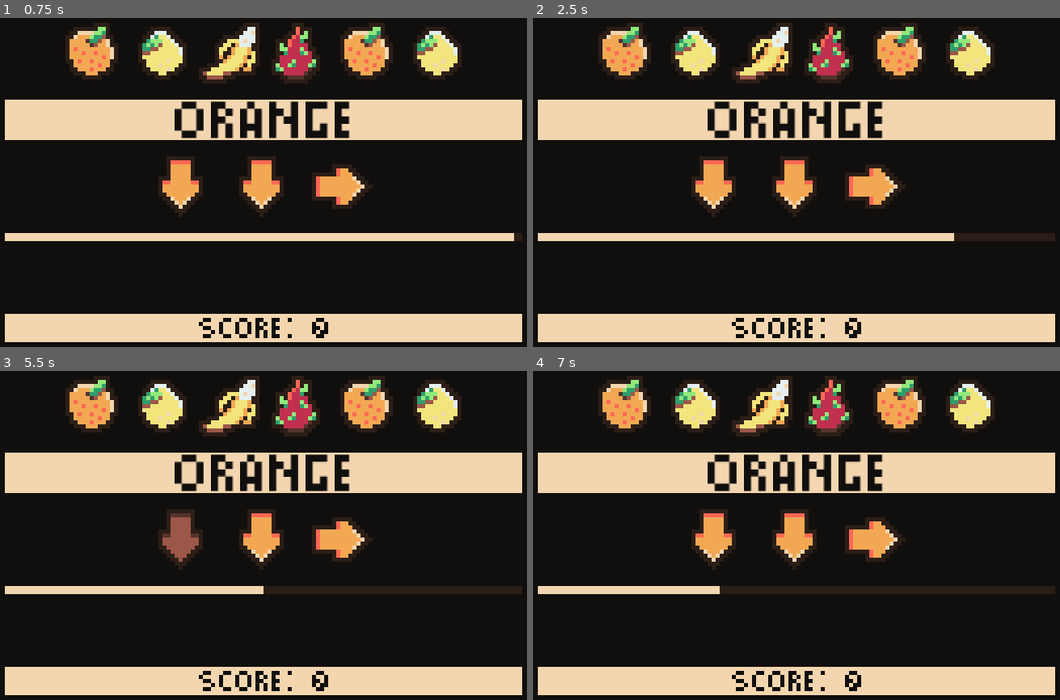
Above: before the commit, frames 1-4 (two rows, left to right).
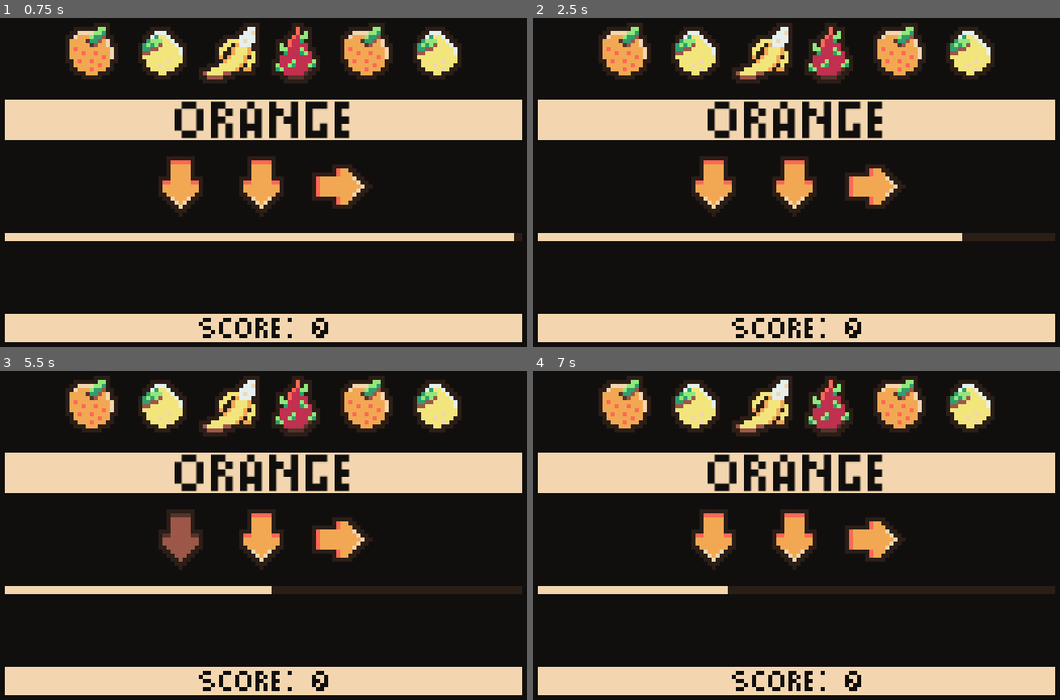
Above: after the commit, the same moments.

Repository: Jehree/FruitagemHero
Game: Godot game, scene res://game.tscn
Same seed, same stepped clock (60 frames per second), same inputs: the game is played once before the commit and once after it.
Inputs:
- Up to frame 1 (0.75 s): tap Enter at 0.5 s; hold I (right) from 0.53 s (still down)
- Up to frame 2 (2.5 s): release I (right) at 1.28 s; hold E (down) 1.28-2.03 s; hold I (right) from 2.03 s (still down)
- Up to frame 3 (5.5 s): release I (right) at 2.78 s; hold U (up) 2.78-3.53 s; hold N (left) 3.53-5.03 s; hold E (down) from 5.03 s (still down)
- Up to frame 4 (7 s): release E (down) at 5.78 s; hold I (right) 5.78-6.53 s; tap Space at 6.5 s; hold U (up) from 6.53 s (still down)

Frame 1 is identical in both runs. In frame 2, less than 0.1% of the frame differs, in the area x 79-82%, y 65-68%; in frame 3, less than 0.1%; in frame 4, less than 0.1%.

Commit message:
node refactor, timer choppy again, static 10 points per combo, small amount of time back per combo

Diff:
--- a/arrow/arrow.gd
+++ b/arrow/arrow.gd
@@ -23,7 +23,7 @@
 func get_rotated_texture(t: Texture2D) -> Texture2D:
 	if type == ArrowType.UP: return t
 
-	var image = t.get_image()
+	var image: Image = t.get_image()
 
 	if type == ArrowType.DOWN:
 		image.rotate_180()
--- a/fruit/fruit_controller.gd
+++ b/fruit/fruit_controller.gd
@@ -44,10 +44,10 @@
 
 
 func _on_slice_success() -> void:
-	var current_fruit = _get_next_active_fruit()
+	var current_fruit: Fruit = _get_next_active_fruit()
 	current_fruit.set_active(false)
 
-	var next_fruit = _get_next_active_fruit()
+	var next_fruit: Fruit = _get_next_active_fruit()
 	if next_fruit == null:
 		level_completed.emit()
 		return
--- a/fruit/tool_get_all_fruit_stats.gd
+++ b/fruit/tool_get_all_fruit_stats.gd
@@ -3,7 +3,7 @@
 class_name AllFruitStatsContainer
 
 
-@export_tool_button("Get All FruitStat Resources") var action = _get_all_fruit_stats
+@export_tool_button("Get All FruitStat Resources") var action: Callable = _get_all_fruit_stats
 
 @export var _stats: Array[FruitStats] = []
 static var stats: Array[FruitStats]
--- a/game.tscn
+++ b/game.tscn
@@ -167,7 +167,7 @@
 [node name="Arrow3" parent="PanelContainer/MarginContainer/GameScreen/VBoxContainer/ArrowContainer" instance=ExtResource("4_ryrav")]
 layout_mode = 2
 
-[node name="GameTimer" type="ProgressBar" parent="PanelContainer/MarginContainer/GameScreen/VBoxContainer" node_paths=PackedStringArray("game_timer", "bar_tick_timer")]
+[node name="GameTimer" type="ProgressBar" parent="PanelContainer/MarginContainer/GameScreen/VBoxContainer" node_paths=PackedStringArray("game_timer", "bar_tick_timer", "arrow_controller")]
 custom_minimum_size = Vector2(0, 2)
 layout_mode = 2
 theme_override_styles/background = SubResource("StyleBoxFlat_e8heu")
@@ -178,6 +178,7 @@
 script = ExtResource("12_7sc4i")
 game_timer = NodePath("GameTimer")
 bar_tick_timer = NodePath("BarTickTimer")
+arrow_controller = NodePath("../../../../../GameController/ArrowController")
 
 [node name="GameTimer" type="Timer" parent="PanelContainer/MarginContainer/GameScreen/VBoxContainer/GameTimer"]
 wait_time = 5.0
--- a/project.godot
+++ b/project.godot
@@ -18,7 +18,6 @@
 [debug]
 
 gdscript/warnings/untyped_declaration=1
-gdscript/warnings/return_value_discarded=1
 gdscript/warnings/integer_division=0
 
 [display]
--- a/scripts/game_controller.gd
+++ b/scripts/game_controller.gd
@@ -9,7 +9,7 @@
 @export var fruit_collections: Array[FruitCollection]
 @export var fruit_controller: FruitController
 @export var level_timer: LevelTimer
-var level_time
+var level_time: float
 
 var is_transitioning: bool = false
 
@@ -71,11 +71,10 @@
 	fruit_controller.spawn_fruit(random_fruit_stats)
 	fruit_controller.setup_next_fruit_arrows(true)
 
-	level_timer.game_timer.wait_time = level_time
-	level_timer.start_game_timer()
-
 	if not is_first_level:
 		level_advanced.emit()
+
+	level_timer.start_game_timer(level_time)
 
 
 func _get_random_fruit_stats_in_collection(collection: FruitCollection, count: int) -> Array[FruitStats]:
--- a/scripts/game_score_display.gd
+++ b/scripts/game_score_display.gd
@@ -4,4 +4,4 @@
 
 
 func _ready() -> void:
-	score_tracker.score_updated.connect(func(score: int): text = str(score))
+	score_tracker.score_updated.connect(func(score: int) -> void: text = str(score))
--- a/scripts/level_timer.gd
+++ b/scripts/level_timer.gd
@@ -3,19 +3,43 @@
 
 @export var game_timer: Timer
 @export var bar_tick_timer: Timer
+@export var arrow_controller: ArrowController
 
+var level_time: float
 
 func _ready() -> void:
+	arrow_controller.slice_success.connect(_on_slice_success)
 	bar_tick_timer.wait_time = Settings.settings.timer_bar_tick_delay
 	bar_tick_timer.timeout.connect(_on_bar_tick_timer_timeout)
 
 
 func _on_bar_tick_timer_timeout() -> void:
-	value = (game_timer.time_left / game_timer.wait_time) * 100
+	refresh_timer_bar()
 
 
-func start_game_timer() -> void:
+func _on_slice_success() -> void:
+	_add_time_to_game_timer(Settings.settings.time_back_on_successful_slice)
+	refresh_timer_bar()
+
+
+func _add_time_to_game_timer(add: float) -> void:
+	level_time += add
+	game_timer.start(game_timer.time_left + add)
+
+
+func refresh_timer_bar() -> void:
+	value = (game_timer.time_left / level_time) * 100
+	bar_tick_timer.start()
+
+
+func start_game_timer(time: float) -> void:
+	level_time = time
+	game_timer.wait_time = time
 	value = 100
 	game_timer.paused = false
 	game_timer.start()
 	bar_tick_timer.start()
+
+
+func get_percentage_time_left() -> int:
+	return int((game_timer.time_left / level_time) * 100)
--- a/scripts/score_tracker.gd
+++ b/scripts/score_tracker.gd
@@ -29,7 +29,9 @@
 
 
 func _on_level_advanced() -> void:
-	score += int(level_timer.value)
+	score += 100
+
+	score += level_timer.get_percentage_time_left()
 
 	if not error_this_level:
 		score += 50
@@ -38,7 +40,7 @@
 
 
 func _on_slice_success() -> void:
-	score += int(100 / Settings.settings.num_of_fruit_per_level)
+	score += 10
 
 
 func _on_slice_error() -> void:
--- a/scripts/settings/default_settings.tres
+++ b/scripts/settings/default_settings.tres
@@ -11,4 +11,5 @@
 starting_time_per_level = 10.0
 time_per_level_multiplier = 0.9
 num_of_fruit_per_level = 6
+time_back_on_successful_slice = 0.5
 metadata/_custom_type_script = "uid://csah8ujdhr37k"
--- a/scripts/settings/settings_resource.gd
+++ b/scripts/settings/settings_resource.gd
@@ -11,3 +11,4 @@
 @export var starting_time_per_level: float
 @export var time_per_level_multiplier: float
 @export var num_of_fruit_per_level: int
+@export var time_back_on_successful_slice: float
--- a/scripts/start_screen.gd
+++ b/scripts/start_screen.gd
@@ -14,7 +14,7 @@
 	press_any_key_timer.wait_time = Settings.settings.press_any_key_delay
 	press_any_key_timer.timeout.connect(_on_press_any_key_timeout)
 	visibility_changed.connect(_on_visibility_changed)
-	score_tracker.score_updated.connect(func(score: int): score_label.text = str(score))
+	score_tracker.score_updated.connect(func(score: int) -> void: score_label.text = str(score))
 	_on_visibility_changed()
 
 
